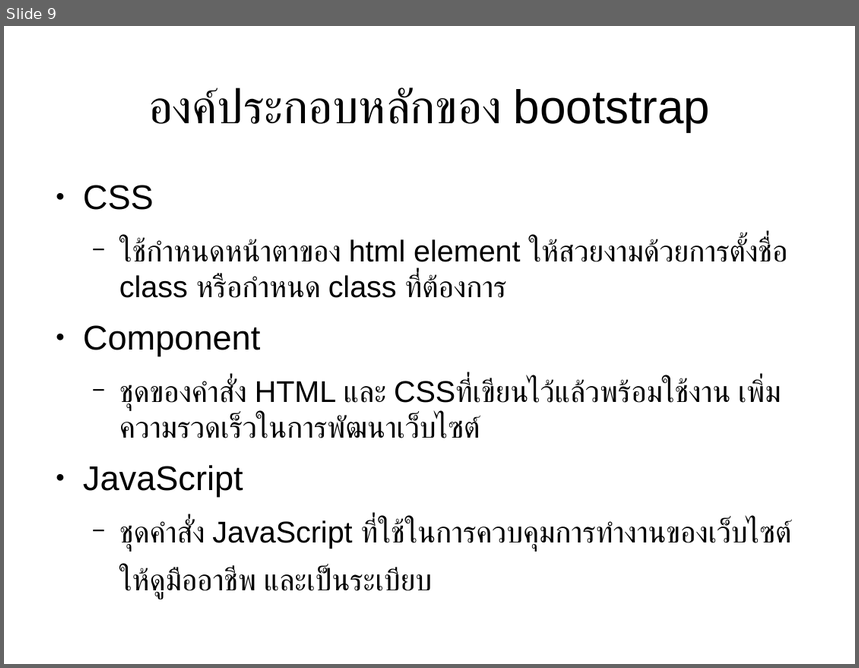
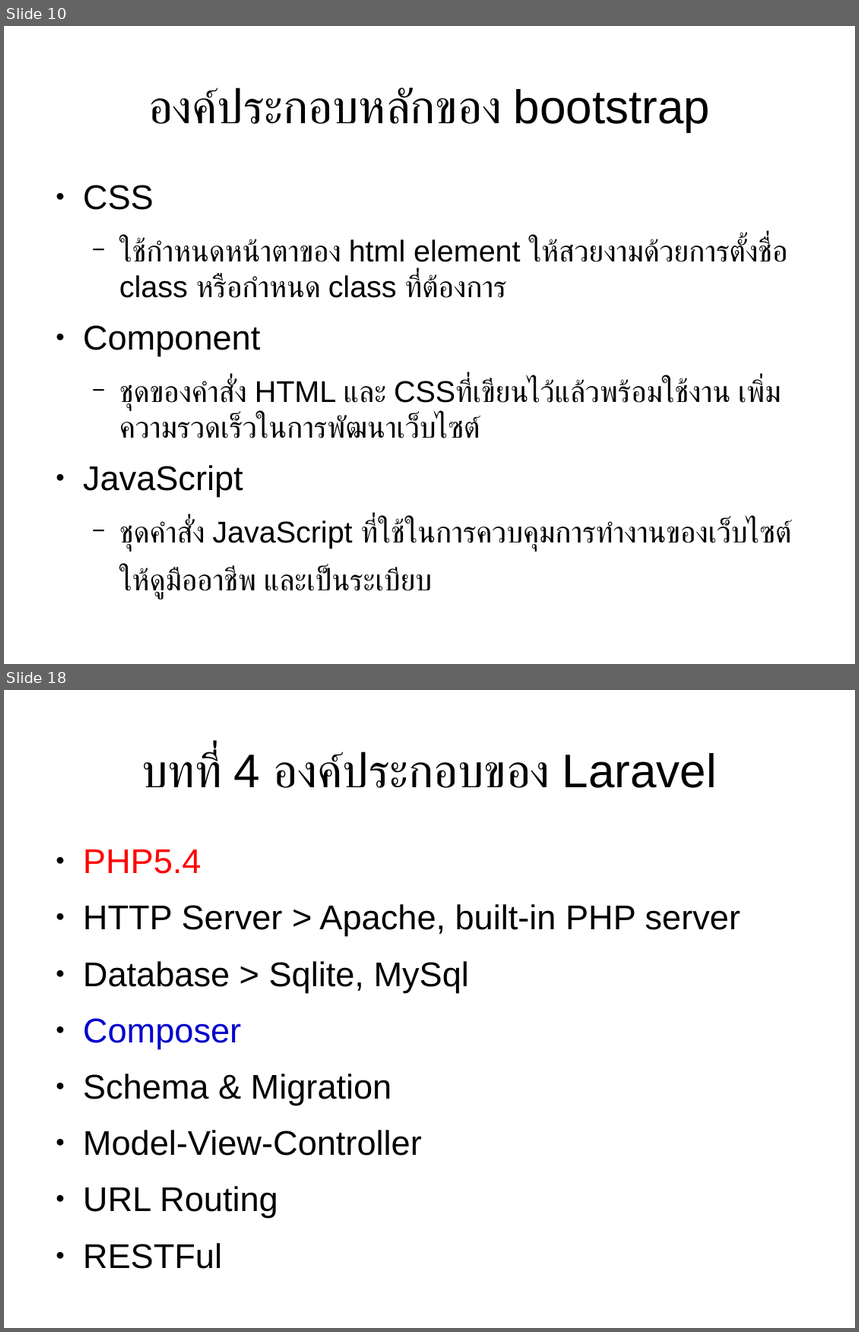
Before and after one commit to expstudio/Laravel-Course-Material, a slide deck: slide course.odp. Shown one above the other, each under a label of ours: slide 9 before the commit, slides 10 and 18 after it; the slides between them are not shown. The pictures are 859x668 and 859x1332 pixels, drawn with LibreOffice and Linux fonts; fonts in the diff are those of the drawing. Boxes give left, top, right and bottom in pixels: in the first picture for what was removed or moved away, otherwise in the second. Text is boxed around its words. In the diff, an @@ line names an element or a change of style, - is before the commit and + after.

```diff
--- a/slide course.odp
+++ b/slide course.odp
@@ slide 18 added at bbox=[4, 690, 855, 1328], background #FFFFFF @@
@@ title added at bbox=[142, 751, 718, 788], 44 pt, text #000000 @@
+บทที่ 4 องค์ประกอบของ Laravel
@@ text added at bbox=[83, 850, 740, 1269], 32 pt, text #000000 @@
+● PHP5.4
+● HTTP Server > Apache, built-in PHP server
+● Database > Sqlite, MySql
+● Composer
+● Schema & Migration
+● Model-View-Controller
+● URL Routing
+● RESTFul
@@ what was slide 9 is now slide 10 @@
```
Also in this commit, not shown: 4 slides changed, 12 other slides added, 3 slides removed, 2 other files.
